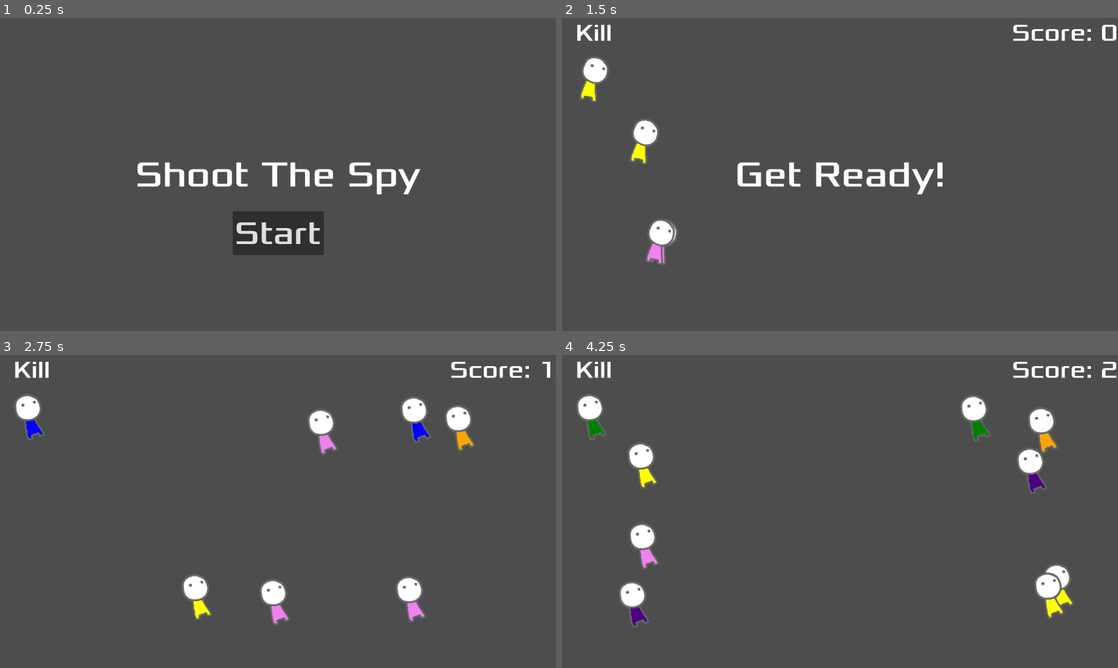
Above: before the commit, frames 1-4 (two rows, left to right).
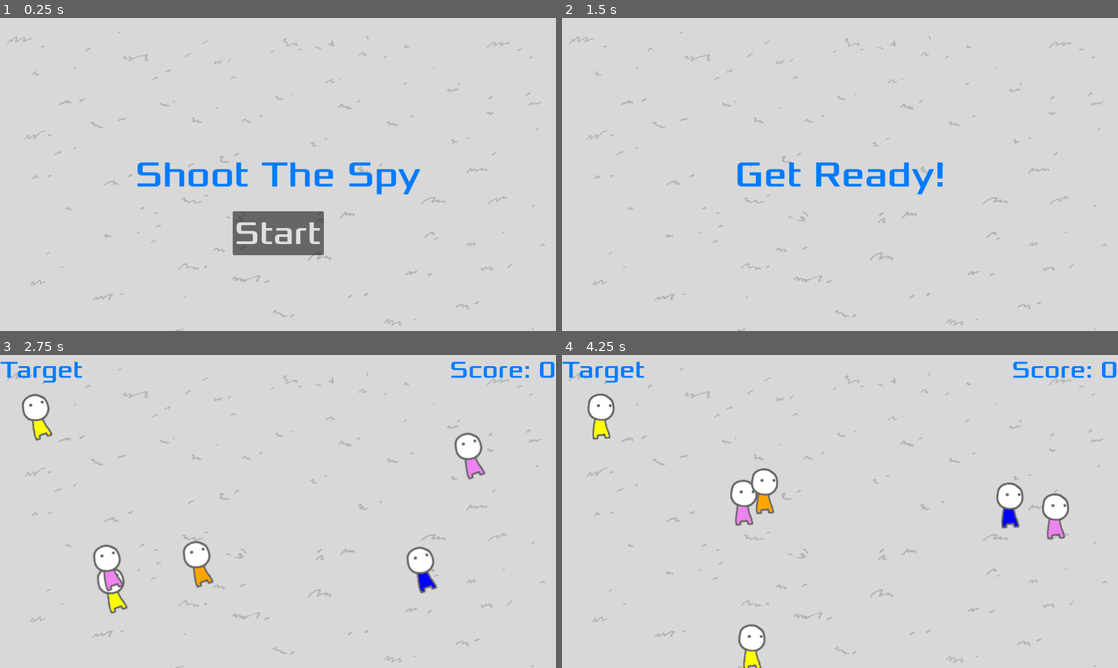
Above: after the commit, the same moments.

Repository: NDSern/Shoot-the-Spy
Game: Godot game, scene res://main.tscn
Two runs of this game, one before a commit and one after it. Both use one fixed random seed, a clock stepped at 60 frames per second and the inputs below.
Inputs (mouse positions are in pixels of both pictures, inside the frame that each line leads up to):
- Up to frame 1 (0.25 s): no input
- Up to frame 2 (1.5 s): click "Start" at 0.5 s; move the mouse to (595, 80) at 1.27 s; click (595, 80) at 1.42 s
- Up to frame 3 (2.75 s): move the mouse to (100, 470) at 2.02 s; click (100, 470) at 2.17 s
- Up to frame 4 (4.25 s): move the mouse to (595, 417) at 2.77 s; click (595, 417) at 2.92 s; move the mouse to (990, 442) at 3.52 s; click (990, 442) at 3.67 s

The runs differ from the first frame. In frame 1, 100% of the frame differs, in the area x 0-100%, y 0-100%; in frame 2, 100%; in frame 3, 100%; in frame 4, 100%.

Commit message:
Refined
Add sound feedback, background, game over screen.
Increase difficulty.
Fixed score system.

Diff:
--- a/Main.gd
+++ b/Main.gd
@@ -2,35 +2,46 @@
 
 @export var mob_scene: PackedScene
 var score
+var level
+var newLevel
 var target
+var timeToShoot := 0.0
+var cursor = load("res://sprites/vien den.png")
+
 
 # Called when the node enters the scene tree for the first time.
 func _ready():
-	pass
+	Input.set_custom_mouse_cursor(cursor)
 
 
 # Called every frame. 'delta' is the elapsed time since the previous frame.
 func _process(delta):
-	pass
+	# Stopwatch using delta
+	# The faster the target is picked, the higher the score
+	if newLevel:
+		var thisRoundScore = 1/timeToShoot * 100
+		score += int(thisRoundScore)
+		timeToShoot = 0
+		newLevel = false
+		$HUD.update_score(score)
+		new_round()
+	timeToShoot += delta
 
 # Signals from packed scene
 func _on_correct_target():
-	score += 1
-	$HUD.update_score(score)
-	new_round()
+	level += 1
+	$CorrectSound.play()
+	newLevel = true
 
 func _on_target_escaped():
-	score = -1
-	$HUD.update_score(score)
+	print("Target escaped")
 	game_over()
 
 func _on_wrong_target():
-	score = -2
-	$HUD.update_score(score)
+	print("Shoot the wrong target")
 	game_over()
 
-
-func spawn_target(chosen_target):
+func spawn_mob(avoid_target, killable):
 	var mob = mob_scene.instantiate()
 
 	var mob_spawn_location = $Spawn/PathFollow2D
@@ -41,36 +52,21 @@
 	mob.position = mob_spawn_location.position
 
 	direction += randf_range(-PI / 4, PI / 4)
-	#mob.rotation = direction
 
-	var velocity = Vector2(randf_range(50.0, 100.0), 0.0)
+	var min_speed = 100 + level * 10
+	var max_speed = 200 + level * 10
+	var velocity = Vector2(randf_range(min_speed, max_speed), 0.0)
 	mob.linear_velocity = velocity.rotated(direction)
 
 	add_child(mob)
-	mob.run_target(chosen_target)
-	mob.connect("correct_target", _on_correct_target)
-	mob.connect("escaped", _on_target_escaped)
 
-
-func spawn_mob(avoid_target):
-	var mob = mob_scene.instantiate()
-
-	var mob_spawn_location = $Spawn/PathFollow2D
-	mob_spawn_location.progress_ratio = randf()
-
-	var direction = mob_spawn_location.rotation + PI / 2
-
-	mob.position = mob_spawn_location.position
-
-	direction += randf_range(-PI / 4, PI / 4)
-	#mob.rotation = direction
-
-	var velocity = Vector2(randf_range(100.0, 200.0), 0.0)
-	mob.linear_velocity = velocity.rotated(direction)
-
-	add_child(mob)
-	mob.run_civ(avoid_target)
-	mob.connect("wrong_target", _on_wrong_target)
+	if killable:
+		mob.run_target(avoid_target)
+		mob.connect("correct_target", _on_correct_target)
+		mob.connect("escaped", _on_target_escaped)
+	else:
+		mob.run_civ(avoid_target)
+		mob.connect("wrong_target", _on_wrong_target)
 
 
 func spawn_dummy(target):
@@ -82,11 +78,16 @@
 
 # GAME START
 func _on_canvas_layer_start_game():
+	$HUD/GameOverHUD.hide()
+	level = 0
 	score = 0
 	$HUD.show_message("Get Ready!")
+	await $HUD/Timer.timeout
+	$HUD.update_score(score)
+	$HUD/InGameHUD.show()
 	new_round()
 
-
+# Game logic
 func new_round():
 	# Despawn everything, fresh start
 	get_tree().call_group("mobs", "queue_free")
@@ -96,13 +97,15 @@
 	# Spawn the target picture
 	spawn_dummy(target)
 	# Spawn target
-	spawn_target(target)
+	spawn_mob(target, true)
 	# Amounts of civ to spawn
-	var civs = score * 2 + (randi() % 3 + 1)
+	var civs = level * 2 + (randi() % 5 + 1)
 	# Spawn civs here
 	for i in range(civs):
-		spawn_mob(target)
+		spawn_mob(target, false)
 
 
 func game_over():
-	pass
+	get_tree().call_group("mobs", "queue_free")
+	$FailedSound.play()
+	$HUD.show_game_over(score)
--- a/hud.gd
+++ b/hud.gd
@@ -4,6 +4,7 @@
 # Called when the node enters the scene tree for the first time.
 func _ready():
 	$InGameHUD.hide()
+	$GameOverHUD.hide()
 
 
 # Called every frame. 'delta' is the elapsed time since the previous frame.
@@ -17,15 +18,19 @@
 	$Timer.start()
 
 
-func show_game_over():
-	show_message("Game Over")
+func show_game_over(score):
+	#show_message("Game Over")
 	# Wait until the MessageTimer has counted down.
-	await $Timer.timeout
+	#await $Timer.timeout
 
-	$Label.text = "Shoot The Spy"
-	$Label.show()
+	#$Label.text = "Shoot The Spy"
+	#$Label.show()
 	# Make a one-shot timer and wait for it to finish.
-	await get_tree().create_timer(1.0).timeout
+	#await get_tree().create_timer(1.0).timeout
+	$InGameHUD.hide()
+	$GameOverHUD/GameOverScoreLabel.text = "Your Score: " + str(score)
+	$GameOverHUD.show()
+	$Button.text = "Play Again"
 	$Button.show()
 
 
@@ -35,7 +40,6 @@
 
 func _on_button_pressed():
 	$Button.hide()
-	$InGameHUD.show()
 	start_game.emit()
 
 
--- a/hud.tscn
+++ b/hud.tscn
@@ -1,7 +1,13 @@
-[gd_scene load_steps=3 format=3 uid="uid://b66yjpgrtyqjs"]
+[gd_scene load_steps=5 format=3 uid="uid://b66yjpgrtyqjs"]
 
 [ext_resource type="Script" path="res://hud.gd" id="1_oug70"]
 [ext_resource type="FontFile" uid="uid://cumrnhcp03rqd" path="res://font/Xolonium-Regular.ttf" id="1_rs5vy"]
+
+[sub_resource type="InputEventAction" id="InputEventAction_n734x"]
+action = &"Start"
+
+[sub_resource type="Shortcut" id="Shortcut_bs6t0"]
+events = [SubResource("InputEventAction_n734x")]
 
 [node name="HUD" type="CanvasLayer"]
 script = ExtResource("1_oug70")
@@ -18,6 +24,7 @@
 offset_bottom = 46.0
 grow_horizontal = 2
 grow_vertical = 2
+theme_override_colors/font_color = Color(0, 0.482353, 1, 1)
 theme_override_fonts/font = ExtResource("1_rs5vy")
 theme_override_font_sizes/font_size = 75
 text = "Shoot The Spy"
@@ -39,6 +46,7 @@
 grow_vertical = 0
 theme_override_fonts/font = ExtResource("1_rs5vy")
 theme_override_font_sizes/font_size = 68
+shortcut = SubResource("Shortcut_bs6t0")
 text = "Start"
 
 [node name="Timer" type="Timer" parent="."]
@@ -50,19 +58,43 @@
 [node name="TargetLabel" type="Label" parent="InGameHUD"]
 offset_right = 104.0
 offset_bottom = 72.0
+theme_override_colors/font_color = Color(0, 0.482353, 1, 1)
 theme_override_fonts/font = ExtResource("1_rs5vy")
 theme_override_font_sizes/font_size = 50
-text = "Kill"
+text = "Target"
 horizontal_alignment = 2
 
 [node name="ScoreLabel" type="Label" parent="InGameHUD"]
 offset_left = 656.0
 offset_right = 1152.0
 offset_bottom = 64.0
+theme_override_colors/font_color = Color(0, 0.482353, 1, 1)
 theme_override_fonts/font = ExtResource("1_rs5vy")
 theme_override_font_sizes/font_size = 50
 text = "Score: 0"
 horizontal_alignment = 2
 
+[node name="GameOverHUD" type="CanvasLayer" parent="."]
+
+[node name="GameOverLabel" type="Label" parent="GameOverHUD"]
+offset_right = 1152.0
+offset_bottom = 376.0
+theme_override_colors/font_color = Color(0.8, 0.2, 0.2, 1)
+theme_override_fonts/font = ExtResource("1_rs5vy")
+theme_override_font_sizes/font_size = 68
+text = "GAME OVER!"
+horizontal_alignment = 1
+vertical_alignment = 2
+
+[node name="GameOverScoreLabel" type="Label" parent="GameOverHUD"]
+offset_right = 1153.0
+offset_bottom = 560.0
+theme_override_colors/font_color = Color(0, 0.482353, 1, 1)
+theme_override_fonts/font = ExtResource("1_rs5vy")
+theme_override_font_sizes/font_size = 30
+text = "Your score:"
+horizontal_alignment = 1
+vertical_alignment = 1
+
 [connection signal="pressed" from="Button" to="." method="_on_button_pressed"]
 [connection signal="timeout" from="Timer" to="." method="_on_timer_timeout"]
--- a/main.tscn
+++ b/main.tscn
@@ -1,8 +1,11 @@
-[gd_scene load_steps=5 format=3 uid="uid://8nnvjyih7jdv"]
+[gd_scene load_steps=8 format=3 uid="uid://8nnvjyih7jdv"]
 
 [ext_resource type="Script" path="res://Main.gd" id="1_id8gf"]
 [ext_resource type="PackedScene" uid="uid://b8yyykppsev6i" path="res://better_mob.tscn" id="2_yxv2g"]
 [ext_resource type="PackedScene" uid="uid://b66yjpgrtyqjs" path="res://hud.tscn" id="3_e7cwh"]
+[ext_resource type="Texture2D" uid="uid://d22fw3drfkk4j" path="res://sprites/bg.png" id="4_3v0qp"]
+[ext_resource type="AudioStream" uid="uid://deuroiixjfjf6" path="res://sprites/ding-101377.mp3" id="5_iiiee"]
+[ext_resource type="AudioStream" uid="uid://cji6bgtvlveb2" path="res://sprites/error-sound-39539.mp3" id="6_qh7um"]
 
 [sub_resource type="Curve2D" id="Curve2D_rfgw7"]
 _data = {
@@ -23,9 +26,21 @@
 [node name="HUD" parent="." instance=ExtResource("3_e7cwh")]
 
 [node name="TargetHUDPosition" type="Marker2D" parent="."]
-position = Vector2(64, 128)
+position = Vector2(80, 128)
 
 [node name="TargetPicture" parent="." instance=ExtResource("2_yxv2g")]
 position = Vector2(0, 0)
 
+[node name="Background" type="TextureRect" parent="."]
+offset_right = 1160.0
+offset_bottom = 740.0
+texture = ExtResource("4_3v0qp")
+
+[node name="CorrectSound" type="AudioStreamPlayer2D" parent="."]
+stream = ExtResource("5_iiiee")
+
+[node name="FailedSound" type="AudioStreamPlayer2D" parent="."]
+stream = ExtResource("6_qh7um")
+volume_db = 20.0
+
 [connection signal="start_game" from="HUD" to="." method="_on_canvas_layer_start_game"]
--- a/project.godot
+++ b/project.godot
@@ -19,6 +19,15 @@
 
 window/stretch/mode="viewport"
 window/stretch/aspect="expand"
+mouse_cursor/custom_image="res://sprites/vien den.png"
+
+[input]
+
+Start={
+"deadzone": 0.5,
+"events": [Object(InputEventKey,"resource_local_to_scene":false,"resource_name":"","device":-1,"window_id":0,"alt_pressed":false,"shift_pressed":false,"ctrl_pressed":false,"meta_pressed":false,"pressed":false,"keycode":0,"physical_keycode":32,"key_label":0,"unicode":32,"echo":false,"script":null)
+]
+}
 
 [rendering]
 
Not shown, added: export_presets.cfg
Binary file added: sprites/bg.png
Not shown, added: sprites/bg.png.import
Not shown, added: sprites/ding-101377.mp3.import
Binary file added: sprites/do.jpg
Not shown, added: sprites/do.jpg.import
Not shown, added: sprites/error-sound-39539.mp3.import
Binary file added: sprites/vien den.png
Not shown, added: sprites/vien den.png.import
Binary file added: sprites/vien trang.png
Not shown, added: sprites/vien trang.png.import
Not shown, added: Shoot the Spy.console.exe
(and 4 more such lines)
